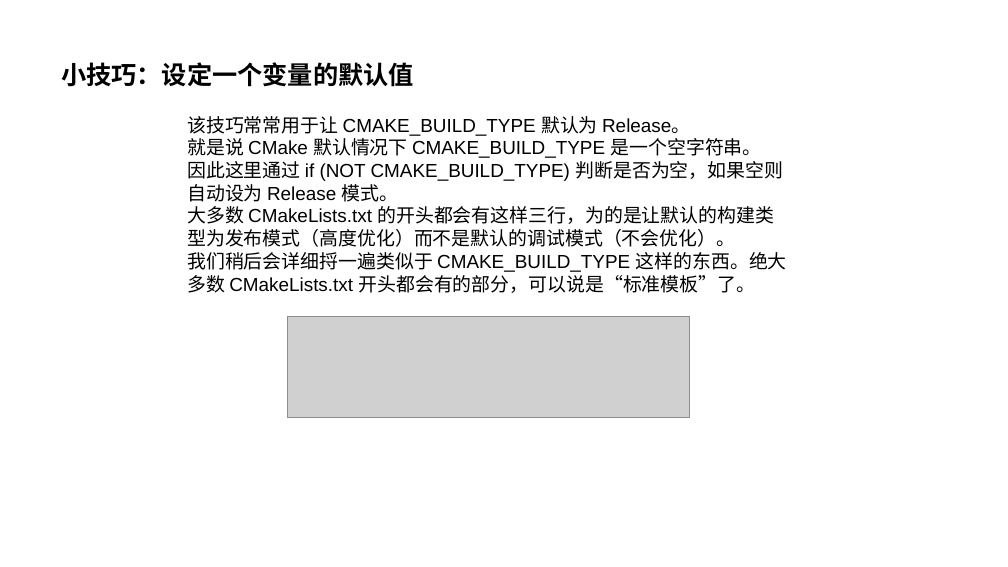
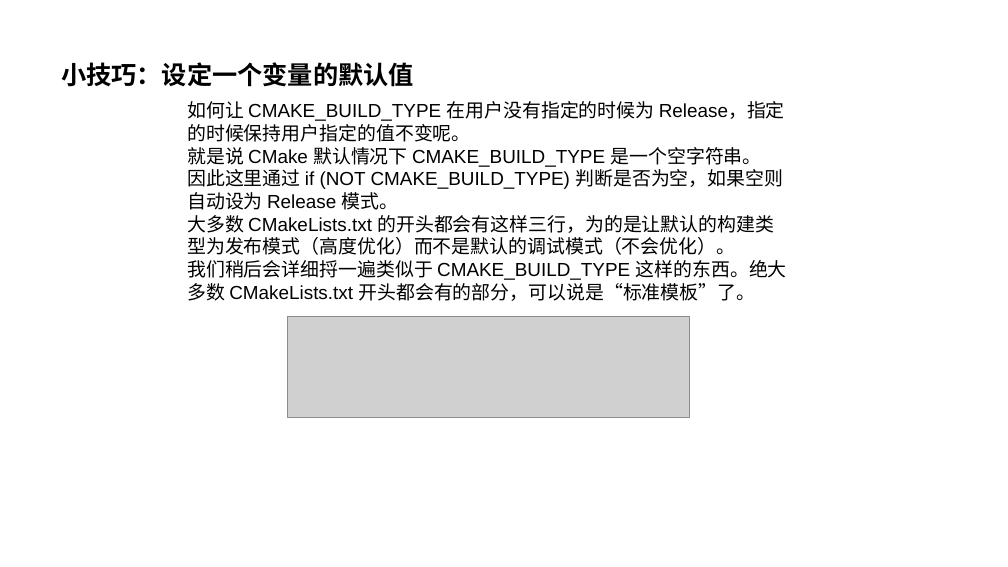
Before and after one commit to parallel101/course, a slide deck: slide 19 of 11/slides.pptx (slide 18 before the commit). Drawn at 1008x567 pixels with LibreOffice and Linux fonts; fonts in the diff are those of the drawing; grey boxes stand for pictures. Boxes give left, top, right and bottom in pixels: in the first picture for what was removed or moved away, otherwise in the second. Text is boxed around its words. In the diff, an @@ line names an element or a change of style, - is before the commit and + after.

```diff
--- a/11/slides.pptx
+++ b/11/slides.pptx
@@ text "如何让 CMAKE_BUILD_TYPE 在用户没有指定的时候为 Release，指定的时候保持用户指定的值不变呢。": place and size @@
-text "如何让 CMAKE_BUILD_TYPE 在用户没有指定的时候为 Release，指定的时候保持用户指定的值不变呢。" at (187,116,787,293)
+text "如何让 CMAKE_BUILD_TYPE 在用户没有指定的时候为 Release，指定的时候保持用户指定的值不变呢。" at (187,101,787,301)
@@ text at (187,101,785,142): text changed @@
-该技巧常常用于让 CMAKE_BUILD_TYPE 默认为 Release。
+如何让 CMAKE_BUILD_TYPE 在用户没有指定的时候为 Release，指定的时候保持用户指定的值不变呢。
```
Also in this commit, not shown: 8 other slides changed, 19 slides added, 2 slides removed, 19 other files.
